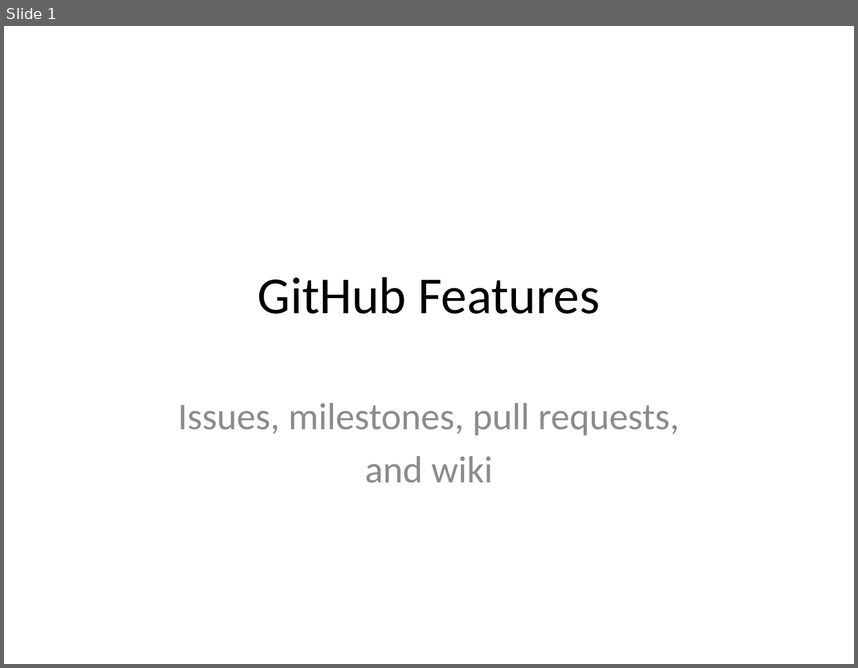
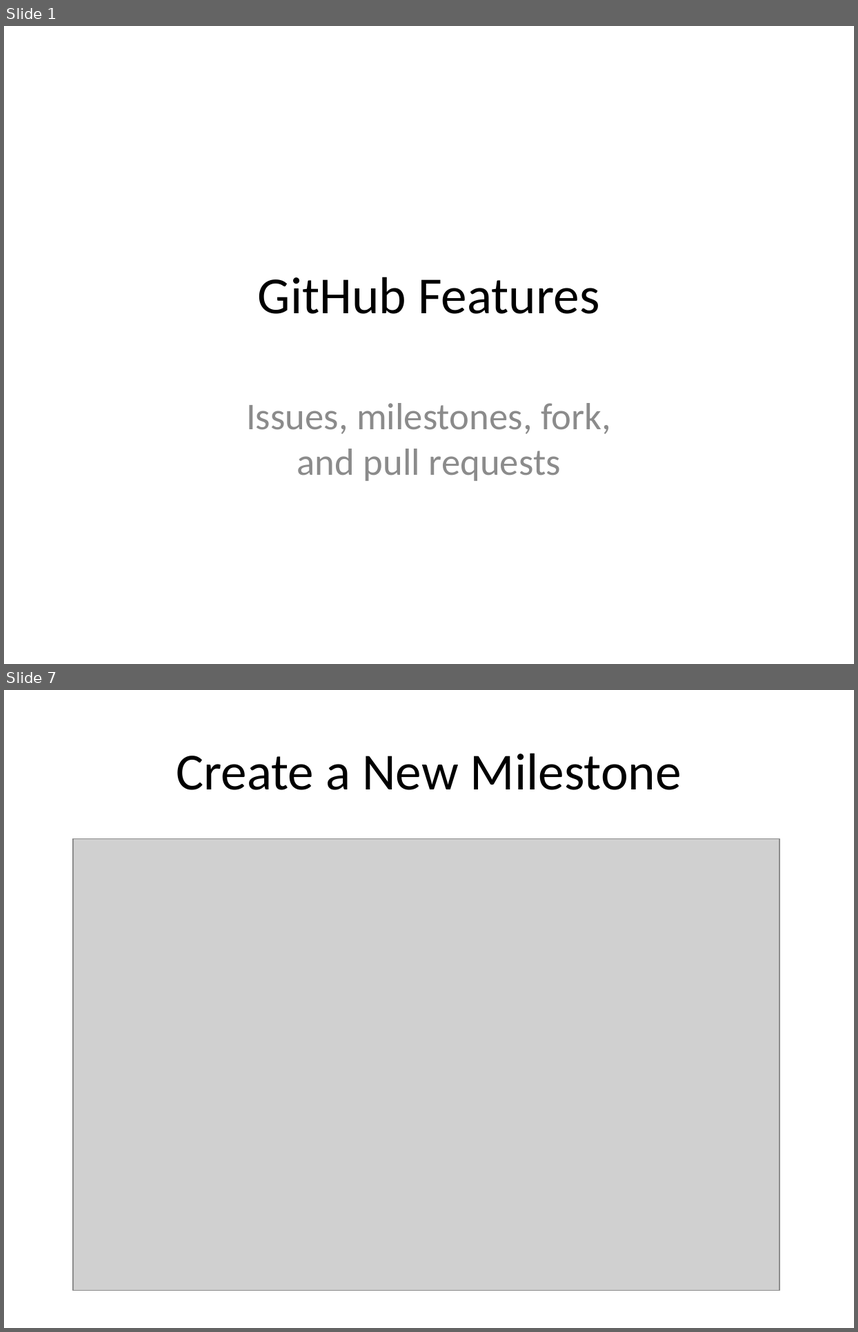
Before and after one commit to abergitdemo/git_demo, a slide deck: slides/github_features.pptx. Shown one above the other, each under a label of ours: slide 1 before the commit, slides 1 and 7 after it; the slides between them are not shown. The pictures are 858x668 and 858x1332 pixels, drawn with LibreOffice and Linux fonts; fonts in the diff are those of the drawing; grey boxes stand for pictures. Boxes give left, top, right and bottom in pixels: in the first picture for what was removed or moved away, otherwise in the second. Text is boxed around its words. In the diff, an @@ line names an element or a change of style, - is before the commit and + after.

```diff
--- a/slides/github_features.pptx
+++ b/slides/github_features.pptx
@@ slide 7 added at (4,690,854,1328), background #FFFFFF @@
@@ title added at (176,753,682,790), 44 pt, text #000000 @@
+Create a New Milestone
@@ picture added at (73,839,780,1290) @@
@@ slide 1 changed as well @@
@@ subtitle at (246,403,611,481): text changed @@
-Issues, milestones, pull requests,
-and wiki
+Issues, milestones, fork,
+and pull requests
```
Also in this commit, not shown: 13 other slides added, 1 slide removed, 19 other files.
